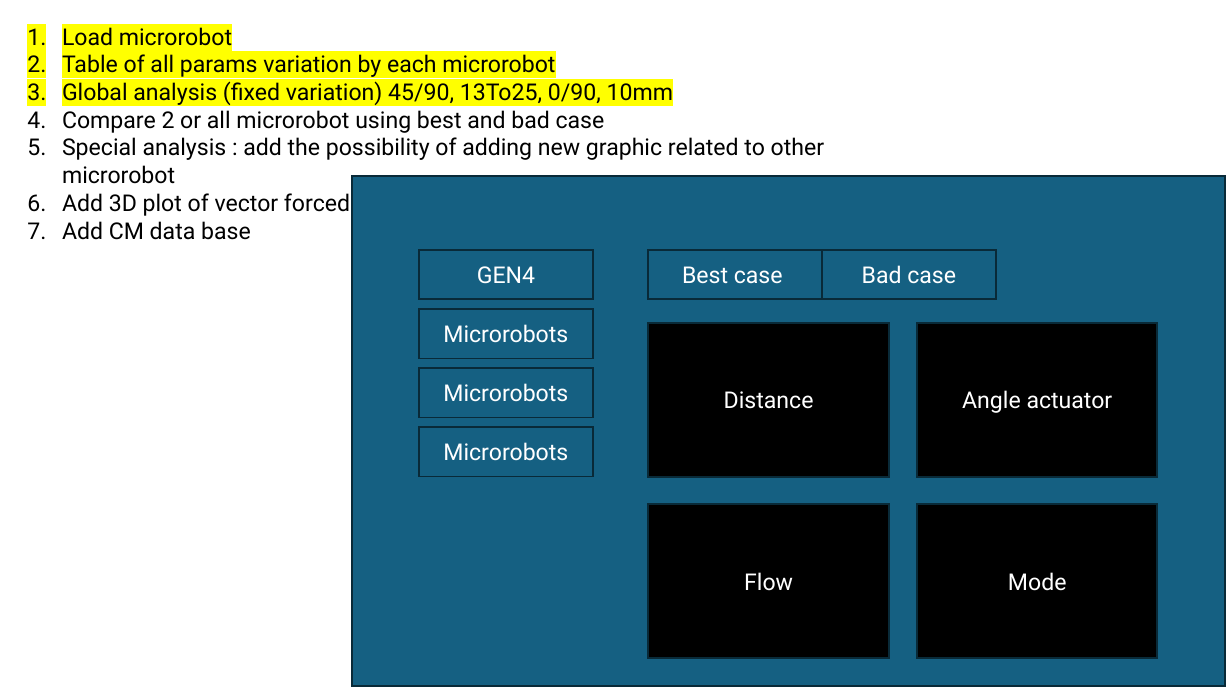
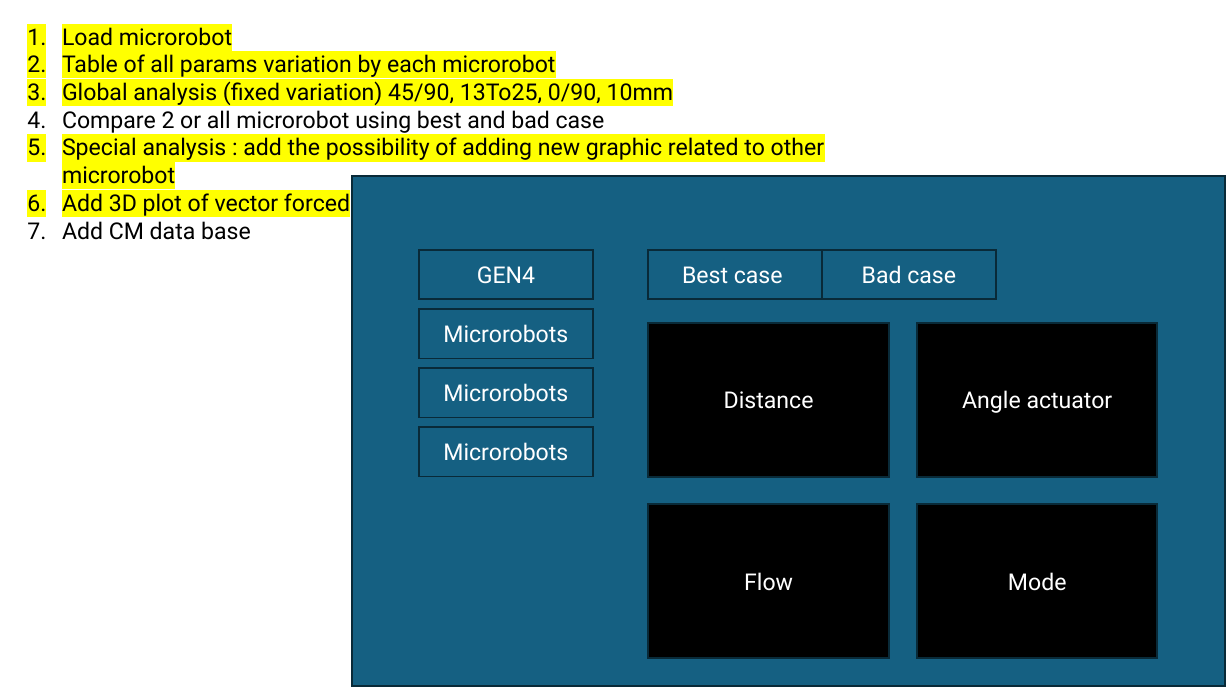
Before and after one commit to Ahmed-Chah/Dashboard, a slide deck: slide 1 of Nouveau dossier/Présentation1.pptx. Drawn at 1232x693 pixels with LibreOffice and Linux fonts; fonts in the diff are those of the drawing. Boxes give left, top, right and bottom in pixels: in the first picture for what was removed or moved away, otherwise in the second. Text is boxed around its words. In the diff, an @@ line names an element or a change of style, - is before the commit and + after.

```diff
--- a/Nouveau dossier/Présentation1.pptx
+++ b/Nouveau dossier/Présentation1.pptx
@@ text at box(62, 137, 824, 216): highlight none to #FFFF00 in "Special analysis : add the possibility of ...", "Add 3D plot of vector forced" @@
```
Also in this commit, not shown: 2 other files.
